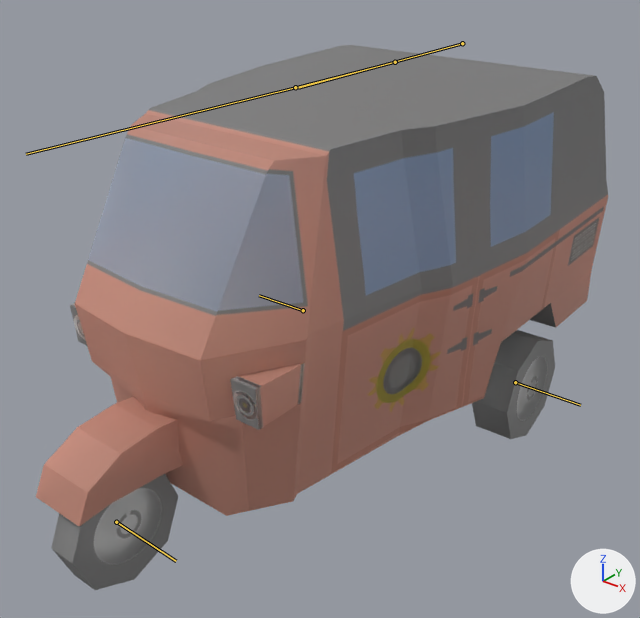
The FBX model Raw/Model/Bajai/bajai_jadi_texturetest_animasi.fbx: old version first, new version second.
Both versions are drawn from a 50 mm lens placed at (6.8, -8.48, 7.3), pointed at (0.15, -0.16, 2.15). Every picture has the same lights, and +X, +Y and +Z are marked at lower right. Both versions are drawn at frame 1 of the action 'ABajai|belokKanan'; the numbers are the values there. The bones that change are drawn over the model as lines.

The first picture shows 'BajaiO'.
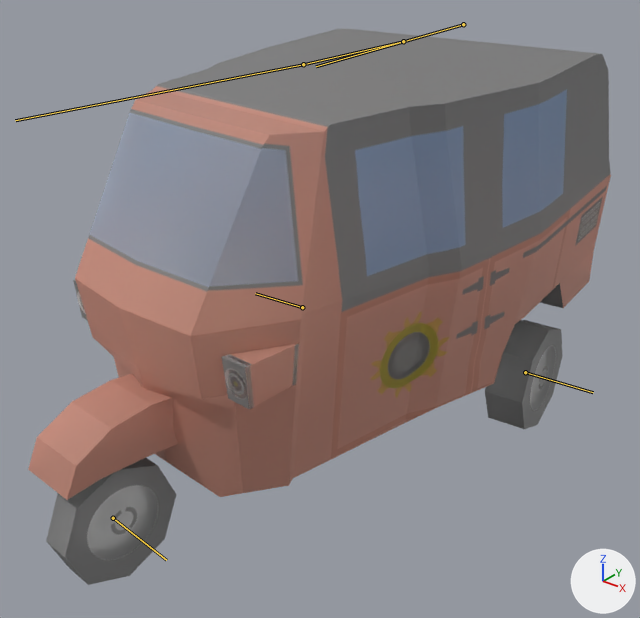
What differs and where, as boxes [x1, y1, x2, y2] in the pictures (640 x 618 px):
```json
{"object": "BajaiO", "change": "posed", "before": [36, 45, 608, 590], "after": [28, 29, 611, 585]}
{"bone": "Body.B", "before": "(462, 43) to (298, 88)", "after": "(463, 24) to (316, 66)"}
{"bone": "Body.C", "before": "(395, 62) to (295, 87)", "after": "(403, 41) to (303, 64)"}
{"bone": "Body.F", "before": "(295, 87) to (26, 154)", "after": "(303, 64) to (15, 120)"}
{"bone": "Tire.F", "before": "(116, 522) to (176, 561)", "after": "(113, 518) to (166, 560)"}
{"bone": "Tire.L", "before": "(515, 382) to (580, 405)", "after": "(525, 372) to (593, 392)"}
{"bone": "Tire.R", "before": "(303, 310) to (259, 295)", "after": "(302, 307) to (255, 293)"}
```

Scene script edits in JSON lines:
```json
{"block": "bone_body_b", "where": "bone_body_b = bpy.data.objects['ABajai'].pose.bones['Body.B']  # child of 'Bone'"}
{"op": "set", "path": "bone_body_b.location", "old": "(0.0, 0.0, -0.03)", "new": "(0.0, 0.0, -0.3)"}
{"op": "set", "path": "bone_body_b.rotation_quaternion", "old": "(1.0, 0.0, 0.0, -0.01)", "new": "(0.999, 0.0, 0.0, -0.044)", "note": "degrees (0, 0, -1) -> degrees (0, 0, -5)"}
{"block": "bone_body_c", "where": "bone_body_c = bpy.data.objects['ABajai'].pose.bones['Body.C']  # child of 'Body.B'"}
{"op": "set", "path": "bone_body_c.rotation_quaternion", "old": "(1.0, 0.0, 0.0, 0.01)", "new": "(0.999, 0.0, 0.0, 0.044)", "note": "degrees (0, 0, 1) -> degrees (0, 0, 5)"}
{"block": "bone_body_f", "where": "bone_body_f = bpy.data.objects['ABajai'].pose.bones['Body.F']  # child of 'Body.C'"}
{"op": "set", "path": "bone_body_f.rotation_quaternion", "old": "(1.0, 0.0, 0.0, 0.01)", "new": "(0.999, 0.0, 0.0, 0.044)", "note": "degrees (0, 0, 1) -> degrees (0, 0, 5)"}
{"block": "bone_tire_f", "where": "bone_tire_f = bpy.data.objects['ABajai'].pose.bones['Tire.F']  # child of 'TireDir.F'"}
{"op": "set", "path": "bone_tire_f.location", "old": "(0.03, 0.0, 0.0)", "new": "(0.3, 0.0, 0.0)"}
{"block": "bone_tire_l", "where": "bone_tire_l = bpy.data.objects['ABajai'].pose.bones['Tire.L']  # child of 'Body.B'"}
{"op": "set", "path": "bone_tire_l.location", "old": "(0.16, 0.0, 0.0)", "new": "(0.3, 0.0, 0.0)"}
{"block": "bone_tire_r", "where": "bone_tire_r = bpy.data.objects['ABajai'].pose.bones['Tire.R']  # child of 'Body.B'"}
{"op": "set", "path": "bone_tire_r.location", "old": "(0.0, 0.0, -0.16)", "new": "(0.0, 0.0, -0.3)"}
```
